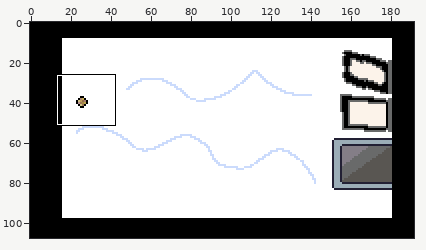
A pixel-art file gets an edit: Art/Aseprite Files/Dog Game.aseprite. The picture above shows the old version from afar; the outline marks the close-up.
Close-up. As it was:
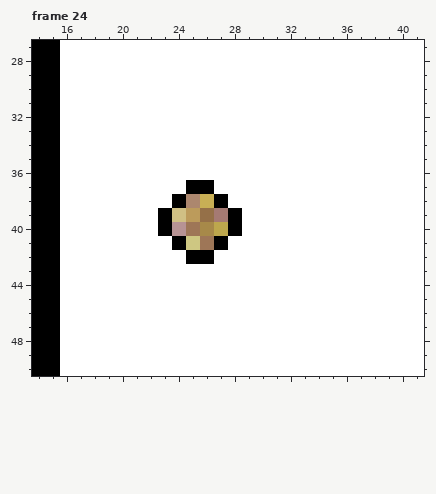
192x108 pixels, 30 frames. Shown: frame 24: x 14..41, y 27..50.
The result:
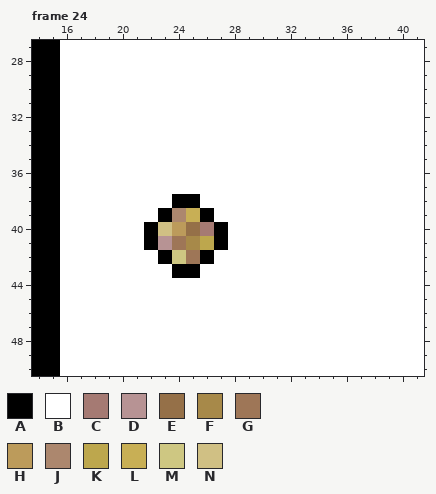
Palette (. is transparent): A #000000  B #ffffff  C #a57a73  D #b79394  E #957048  F #a78949  G #9e7657  H #bc9b5b  J #ac876e  K #bda74d  L #c8af55  M #cec782  N #d0c084
What changed:
Frame 24, layer "Items":
y 37: x 25..26 AA -> BB
y 38: x 25..27 JLA -> ABB
y 39: x 24..28 NHECA -> JLABB
y 40: x 22..28 BADGFKA -> ANHECAB
y 41: x 22..26 BBAMG -> ADGFK
y 42: x 23..25 BBA -> AMG
y 43: x 24..25 BB -> AA
